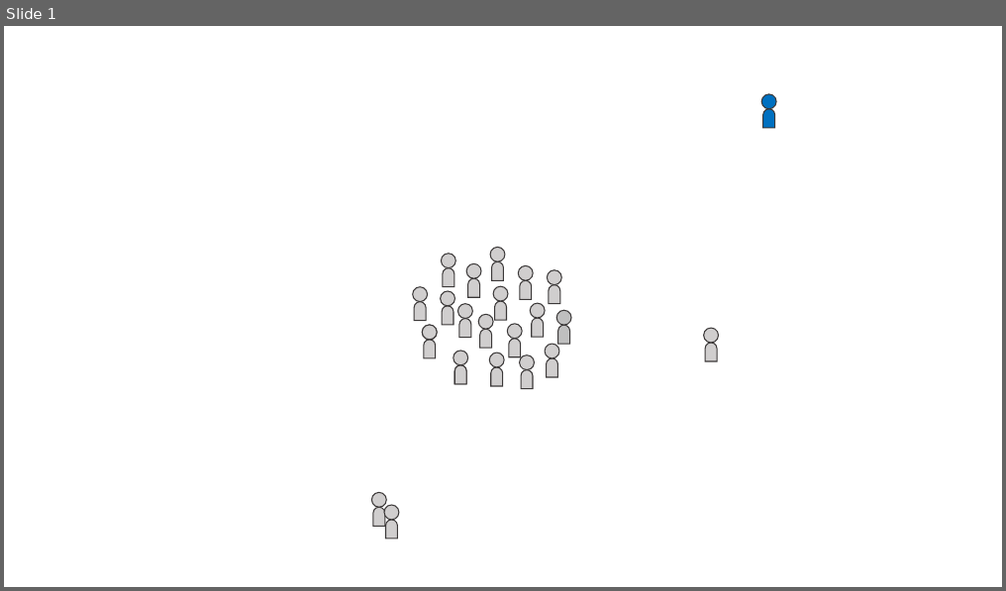
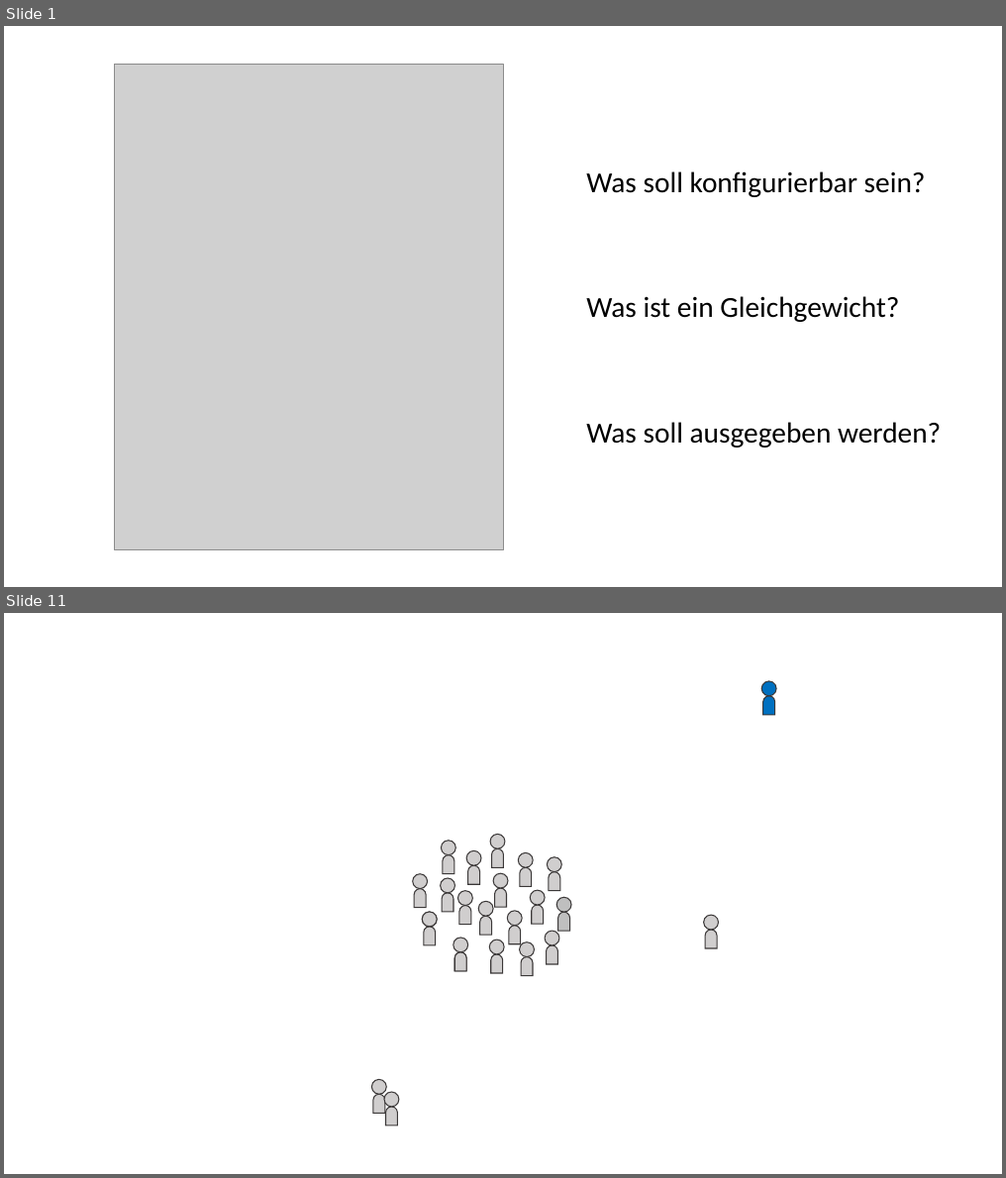
Before and after one commit to ChristianSchorr/repeated_games_pse, a slide deck: Dokumente/pflichtenheft/Vortrag/präsentation.pptx. Shown one above the other, each under a label of ours: slide 1 before the commit, slides 1 and 11 after it; the slides between them are not shown. The pictures are 1006x591 and 1006x1178 pixels, drawn with LibreOffice and Linux fonts; fonts in the diff are those of the drawing; grey boxes stand for pictures. Boxes give left, top, right and bottom in pixels: in the first picture for what was removed or moved away, otherwise in the second. Text is boxed around its words. In the diff, an @@ line names an element or a change of style, - is before the commit and + after.

```diff
--- a/Dokumente/pflichtenheft/Vortrag/präsentation.pptx
+++ b/Dokumente/pflichtenheft/Vortrag/präsentation.pptx
@@ slide 1 added at [4,26,1002,587], background #FFFFFF @@
@@ picture added at [115,64,503,550] @@
@@ text added at [586,172,926,197], 28 pt, text #000000 @@
+Was soll konfigurierbar sein?
@@ text added at [586,296,899,322], 28 pt, text #000000 @@
+Was ist ein Gleichgewicht?
@@ text added at [586,422,941,448], 28 pt, text #000000 @@
+Was soll ausgegeben werden?
@@ what was slide 1 is now slide 11 @@
```
Also in this commit, not shown: 2 slides changed, 7 other slides added, 4 other files.
